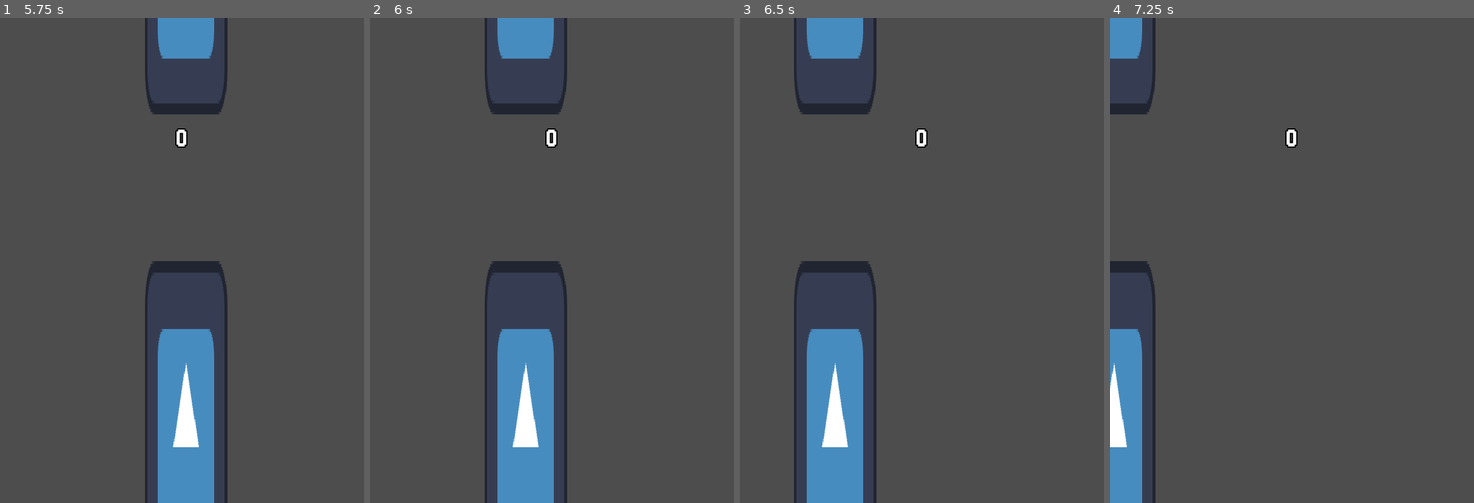
Above: before the commit, frames 1-4 (left to right).
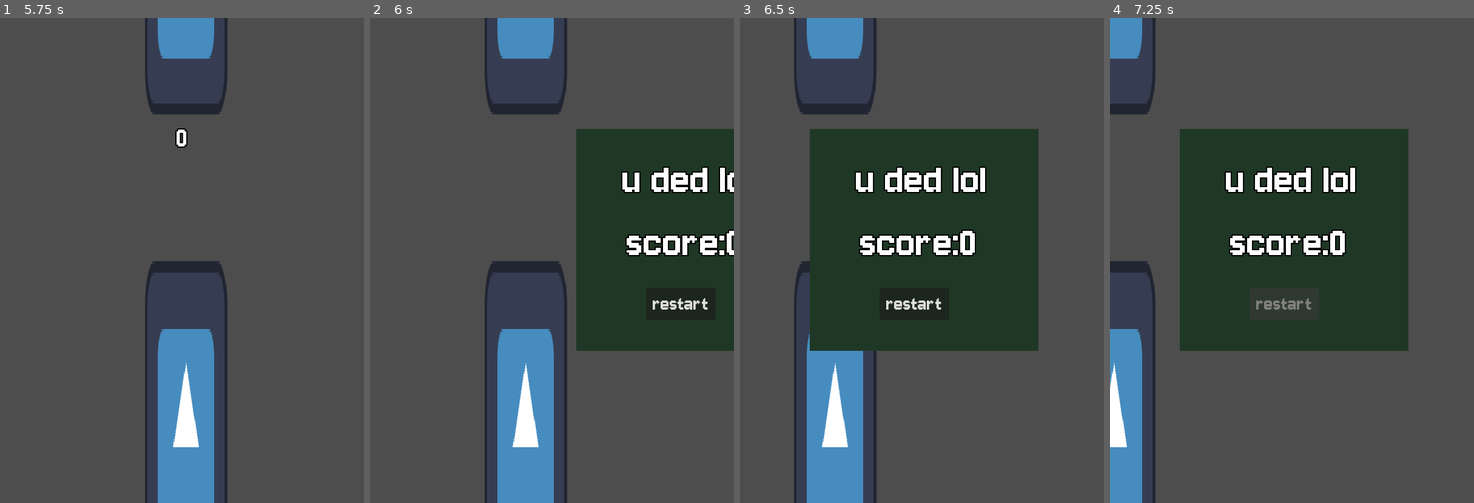
Above: after the commit, the same moments.

Repository: fabianovich/moooh-bird
Game: Godot game, scene res://scenes/game.tscn
Two runs of this game, one before a commit and one after it. Both use one fixed random seed, a clock stepped at 60 frames per second and the inputs below. The engine's default icon, where the game draws it, is replaced by a stand-in: a white triangle on a blue panel in a dark square.
Inputs (mouse positions are in pixels of both pictures, inside the frame that each line leads up to):
- Up to frame 1 (5.75 s): tap Enter (ui_accept) at 0.5, 0.77, 1.07, 1.52, 1.82, 3.02, 3.32, 3.77, 4.07, 4.52, 4.82 s
- Up to frame 2 (6 s): no input
- Up to frame 3 (6.5 s): tap Enter (ui_accept) at 6.02, 6.32 s
- Up to frame 4 (7.25 s): click (1284, 304) at 6.5 s, where only the run after the commit has a clickable "restart"

Frame 1 is identical in both runs. In frame 2, 20% of the frame differs, in the area x 48-100%, y 22-69%; in frame 3, 28%; in frame 4, 29%, in the area x 19-82%, y 22-69%.

Commit message:
Death screen

Diff:
--- a/code/bird.gd
+++ b/code/bird.gd
@@ -3,8 +3,9 @@
 const JUMP_VELOCITY = -500.0
 
 var game = true
-var flap = false
-var fall = false
+var deathScreen = preload("res://scenes/deathscreen.tscn")
+#var flap = false
+#var fall = false
 
 func _physics_process(delta: float) -> void:
 	velocity += get_gravity() * delta
@@ -24,4 +25,11 @@
 				print(body.name)
 				#game over
 				game = false
+				deathscreen()
 	move_and_slide()
+
+func deathscreen():
+	var screen = deathScreen.instantiate()
+	screen.score = $"../Control/Label".score
+	$"../Control/Label".visible = false
+	add_sibling(screen)
--- /dev/null
+++ b/code/deathscreen.gd
@@ -0,0 +1,11 @@
+extends Control
+
+var score: int
+
+# Called every frame. 'delta' is the elapsed time since the previous frame.
+func _process(_delta: float) -> void:
+	$score.text = "score:" + str(score)
+
+
+func _on_button_pressed() -> void:
+	pass # Replace with function body.
--- /dev/null
+++ b/scenes/deathscreen.tscn
@@ -0,0 +1,96 @@
+[gd_scene format=3 uid="uid://divtjuddo45of"]
+
+[ext_resource type="Script" uid="uid://d26ptk6gvouyc" path="res://code/deathscreen.gd" id="1_uurjc"]
+[ext_resource type="Theme" uid="uid://den1x1b4j3ojy" path="res://themes/theme.tres" id="1_ylnw1"]
+
+[sub_resource type="Animation" id="Animation_ylnw1"]
+length = 0.001
+tracks/0/type = "value"
+tracks/0/imported = false
+tracks/0/enabled = true
+tracks/0/path = NodePath(".:position")
+tracks/0/interp = 1
+tracks/0/loop_wrap = true
+tracks/0/keys = {
+"times": PackedFloat32Array(0),
+"transitions": PackedFloat32Array(1),
+"update": 0,
+"values": [Vector2(0, 0)]
+}
+
+[sub_resource type="Animation" id="Animation_uurjc"]
+resource_name = "get in"
+length = 0.6
+tracks/0/type = "value"
+tracks/0/imported = false
+tracks/0/enabled = true
+tracks/0/path = NodePath(".:position")
+tracks/0/interp = 1
+tracks/0/loop_wrap = true
+tracks/0/keys = {
+"times": PackedFloat32Array(0, 0.4),
+"transitions": PackedFloat32Array(1, 3.0314302),
+"update": 0,
+"values": [Vector2(539, 0), Vector2(0, 0)]
+}
+
+[sub_resource type="AnimationLibrary" id="AnimationLibrary_eye5d"]
+_data = {
+&"RESET": SubResource("Animation_ylnw1"),
+&"get in": SubResource("Animation_uurjc")
+}
+
+[node name="Control" type="Control" unique_id=1688579900]
+z_index = 3
+layout_mode = 3
+anchors_preset = 15
+anchor_right = 1.0
+anchor_bottom = 1.0
+offset_right = -0.0007324219
+grow_horizontal = 2
+grow_vertical = 2
+script = ExtResource("1_uurjc")
+
+[node name="Label" type="Label" parent="." unique_id=1359427389]
+layout_mode = 0
+offset_left = 153.0
+offset_top = 209.0
+offset_right = 446.0
+offset_bottom = 326.0
+theme = ExtResource("1_ylnw1")
+text = "u ded lol"
+horizontal_alignment = 1
+vertical_alignment = 1
+
+[node name="Panel" type="Panel" parent="." unique_id=1818897442]
+z_index = -1
+layout_mode = 0
+offset_left = 115.0
+offset_top = 183.0
+offset_right = 492.0
+offset_bottom = 549.0
+theme = ExtResource("1_ylnw1")
+
+[node name="score" type="Label" parent="." unique_id=708653905]
+layout_mode = 0
+offset_left = 198.0
+offset_top = 330.0
+offset_right = 395.0
+offset_bottom = 412.0
+theme = ExtResource("1_ylnw1")
+text = "score: 1"
+
+[node name="Button" type="Button" parent="." unique_id=56606164]
+layout_mode = 0
+offset_left = 230.0
+offset_top = 445.0
+offset_right = 345.0
+offset_bottom = 498.0
+theme = ExtResource("1_ylnw1")
+text = "restart"
+
+[node name="AnimationPlayer" type="AnimationPlayer" parent="." unique_id=1849429627]
+libraries/ = SubResource("AnimationLibrary_eye5d")
+autoplay = &"get in"
+
+[connection signal="pressed" from="Button" to="." method="_on_button_pressed"]
--- a/scenes/game.tscn
+++ b/scenes/game.tscn
@@ -2,14 +2,8 @@
 
 [ext_resource type="PackedScene" uid="uid://rirlv7h70kv0" path="res://scenes/bird.tscn" id="1_uwrxv"]
 [ext_resource type="Script" uid="uid://bqob8jih5ru87" path="res://code/pipespawner.gd" id="2_yqjtg"]
-[ext_resource type="FontFile" uid="uid://b3urbkr3bhpqw" path="res://assets/Jersey10-Regular.ttf" id="3_lbhrr"]
+[ext_resource type="Theme" uid="uid://den1x1b4j3ojy" path="res://themes/theme.tres" id="3_lbhrr"]
 [ext_resource type="Script" uid="uid://crjerxg1qhjhb" path="res://code/score_label.gd" id="3_lnu2h"]
-
-[sub_resource type="Theme" id="Theme_iywne"]
-Label/colors/font_color = Color(1, 1, 1, 1)
-Label/colors/font_outline_color = Color(0, 0, 0, 1)
-Label/constants/outline_size = 8
-Label/fonts/font = ExtResource("3_lbhrr")
 
 [node name="Game" type="Node2D" unique_id=1572136576]
 
@@ -35,7 +29,7 @@
 offset_top = -43.0
 offset_right = 26.0
 offset_bottom = 40.0
-theme = SubResource("Theme_iywne")
+theme = ExtResource("3_lbhrr")
 theme_override_font_sizes/font_size = 50
 text = "0"
 horizontal_alignment = 1
--- /dev/null
+++ b/themes/theme.tres
@@ -0,0 +1,19 @@
+[gd_resource type="Theme" format=3 uid="uid://den1x1b4j3ojy"]
+
+[ext_resource type="FontFile" uid="uid://b3urbkr3bhpqw" path="res://assets/Jersey10-Regular.ttf" id="1_1h68f"]
+
+[sub_resource type="StyleBoxFlat" id="StyleBoxFlat_1h68f"]
+bg_color = Color(0.12268675, 0.2209416, 0.14724937, 1)
+
+[resource]
+Button/colors/font_color = Color(0.875, 0.875, 0.875, 1)
+Button/colors/font_hover_color = Color(0.50534385, 0.505344, 0.505345, 1)
+Button/colors/font_outline_color = Color(0, 0, 0, 1)
+Button/font_sizes/font_size = 35
+Button/fonts/font = ExtResource("1_1h68f")
+Label/colors/font_color = Color(1, 1, 1, 1)
+Label/colors/font_outline_color = Color(0, 0, 0, 1)
+Label/constants/outline_size = 8
+Label/font_sizes/font_size = 75
+Label/fonts/font = ExtResource("1_1h68f")
+Panel/styles/panel = SubResource("StyleBoxFlat_1h68f")
Not shown, added: code/deathscreen.gd.uid
